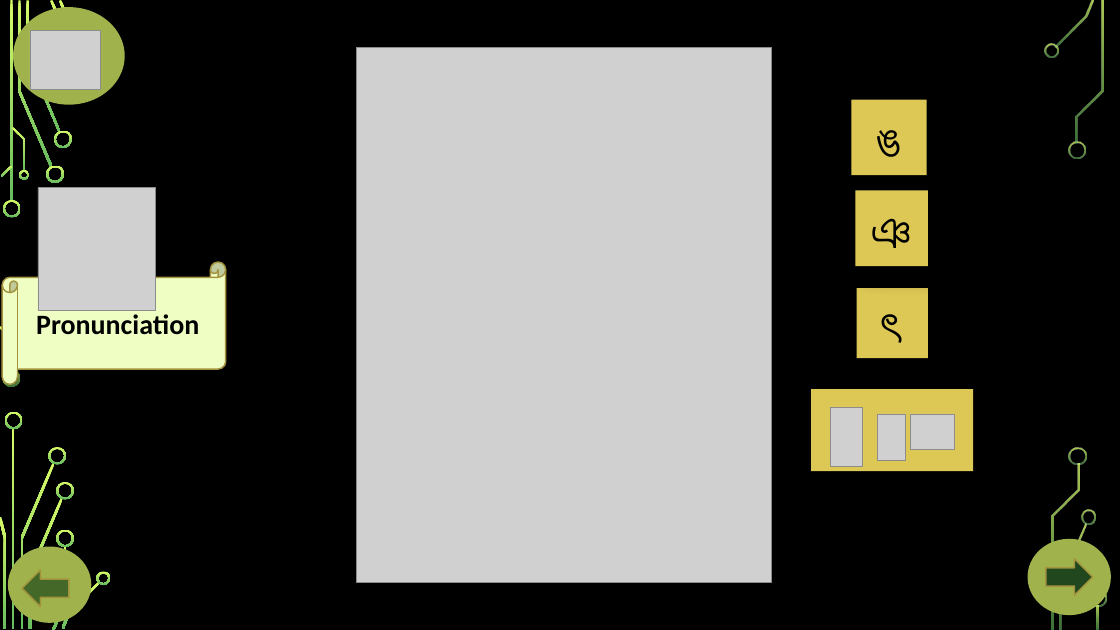
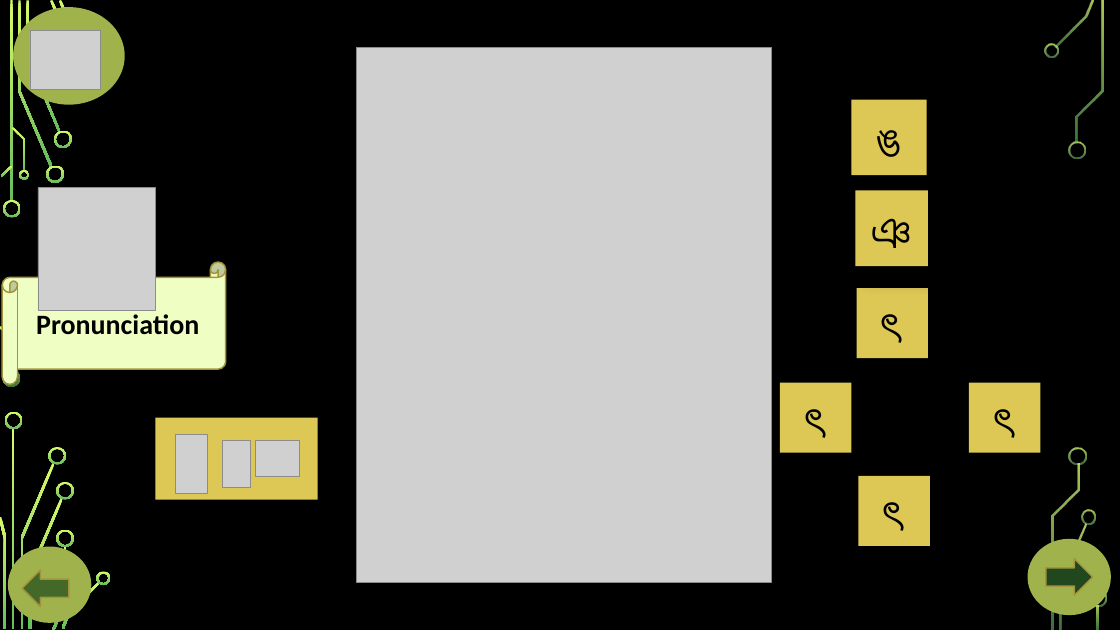
Before and after one commit to aabirkumardatta/bangla-school-app, a slide deck: slide 4 of Misc Files/mojaru - 4 - pronunciation.pptx. Drawn at 1120x630 pixels with LibreOffice and Linux fonts; fonts in the diff are those of the drawing; grey boxes stand for pictures; background and template pictures are left out. Boxes give left, top, right and bottom in pixels: in the first picture for what was removed or moved away, otherwise in the second. Text is boxed around its words. In the diff, an @@ line names an element or a change of style, - is before the commit and + after.

```diff
--- a/Misc Files/mojaru - 4 - pronunciation.pptx
+++ b/Misc Files/mojaru - 4 - pronunciation.pptx
@@ rectangle added at <box>780,382,851,452</box>, fill #DDC855, 44 pt, text #000000, bold @@
+ৎ
@@ rectangle added at <box>969,382,1040,452</box>, fill #DDC855, 44 pt, text #000000, bold @@
+ৎ
@@ rectangle: place and size @@
-rectangle at <box>812,389,974,471</box>
+rectangle at <box>155,418,318,500</box>
@@ 3 pictures: place and size @@
-3 pictures at <box>831,408,954,467</box>
+3 pictures at <box>176,434,300,494</box>
@@ rectangle added at <box>859,476,930,546</box>, fill #DDC855, 44 pt, text #000000, bold @@
+ৎ
```
Also in this commit, not shown: 22 other files.
